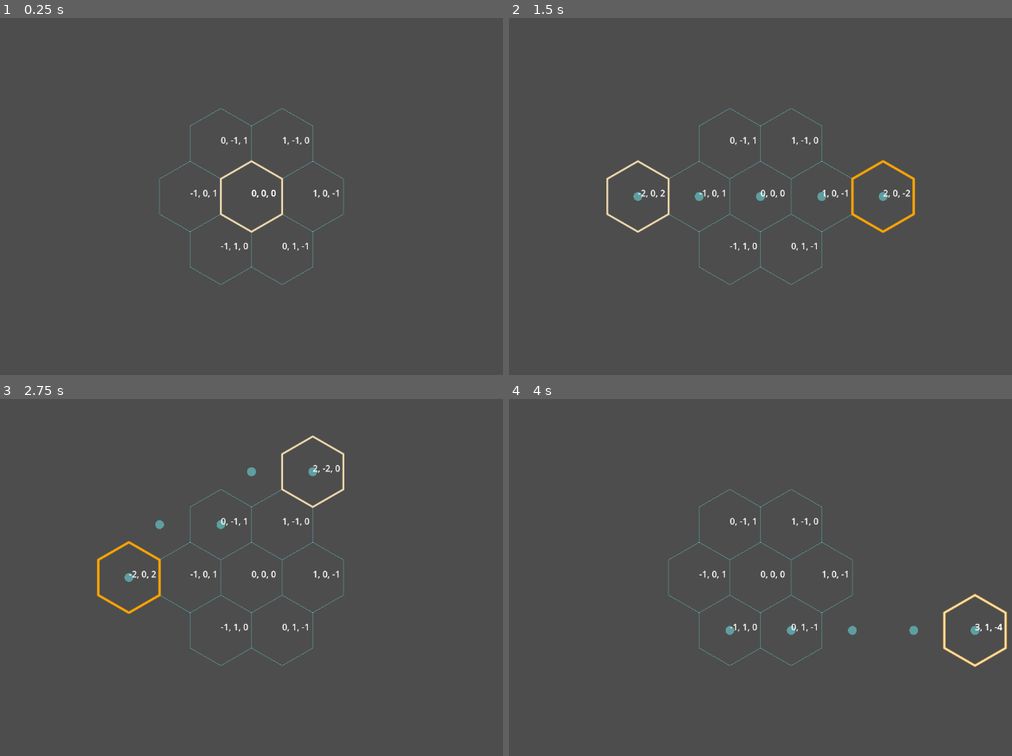
Above: before the commit, frames 1-4 (two rows, left to right).
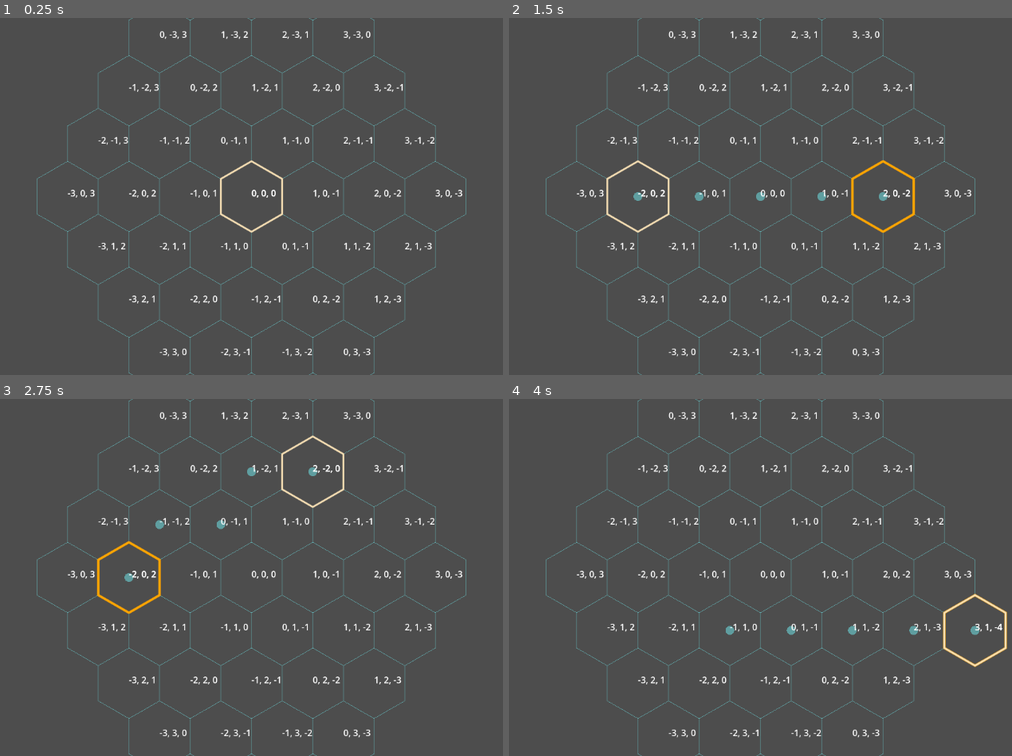
Above: after the commit, the same moments.

Repository: 1ort/hexgrid
Game: Godot game, scene res://demo.tscn
The game is run twice, just before and just after one commit, with the same random seed, the same clock (stepped at 60 frames per second) and the same inputs.
Inputs (mouse positions are in pixels of both pictures, inside the frame that each line leads up to):
- Up to frame 1 (0.25 s): no input
- Up to frame 2 (1.5 s): tap Enter (ui_accept) at 0.5, 0.77, 1.25 s; move the mouse to (901, 178) at 0.52 s; move the mouse to (634, 214) at 1.27 s
- Up to frame 3 (2.75 s): tap Enter (ui_accept) at 1.52, 2 s; move the mouse to (316, 498) at 2.02 s
- Up to frame 4 (4 s): tap Enter (ui_accept) at 2.75, 3.02, 3.5, 3.77 s; move the mouse to (730, 648) at 2.77 s; move the mouse to (951, 631) at 3.52 s

The runs differ from the first frame. In frame 1, 2.4% of the frame differs, in the area x 7-93%, y 0-100%; in frame 2, 2.2%; in frame 3, 2.2%; in frame 4, 2.4%.

Commit message:
HexRegion fix

Diff:
--- a/demo.gd
+++ b/demo.gd
@@ -10,6 +10,7 @@
 var default_font = ThemeDB.fallback_font
 var default_font_size = ThemeDB.fallback_font_size
 
+var hex_region = HexRegion.new_hexagon(3, Hex.new(0, 0, 0))
 
 func draw_closed_line(corners: Array[Vector2], color: Color, width: float = -1.0, antialiased: bool = false):
 	for i in len(corners) - 1:
@@ -29,11 +30,11 @@
 func _draw():
 	if self.path_line:
 		draw_path(self.path_line)
-	var center = Hex.new(0, 0, 0)
-	draw_hex(center, Color.CADET_BLUE)
-	for i in range(6):
-		var neighbor = center.get_neighbor(i)
-		draw_hex(neighbor, Color.CADET_BLUE)
+	#var center = Hex.new(0, 0, 0)
+	#draw_hex(center, Color.CADET_BLUE)
+	for hex in self.hex_region.get_hexes():
+		#var neighbor = center.get_neighbor(i)
+		draw_hex(hex, Color.CADET_BLUE)
 
 	if self.selected_hex != null:
 		draw_hex(selected_hex, Color.ORANGE, 3, true)
--- a/hex_region.gd
+++ b/hex_region.gd
@@ -1,2 +1,52 @@
 extends Object
 class_name HexRegion
+
+var _hexes: Dictionary
+
+#region set funcions
+func add(h: Hex):
+	self._hexes[h.as_vector3i()] = null
+
+func remove(h: Hex):
+	self._hexes.erase(h.as_vector3i())
+
+func has(h: Hex) -> bool:
+	return self._hexes.has(h.as_vector3i())
+#endregion
+
+func get_hexes() -> Array[Hex]:
+	var hexes: Array[Hex] = []
+	for hex_vec in self._hexes.keys():
+		hexes.append(Hex.from_vector3i(hex_vec))
+	return hexes
+
+
+static func new_parallelogram(mode: String, q0, q1, r0, r1, s0, s1) -> HexRegion:
+	if mode not in ['qr', 'qs', 'rs']:
+		push_error("mode value must be one of 'qr', 'qs', 'rs'")
+	var region = HexRegion.new()
+	if mode == 'qr':
+		for q in range(q0, q1+1):
+			for r in range(r0, r1+1):
+				region.add(Hex.new(q, r, -q-r))
+	elif mode == 'qs':
+		for q in range(q0, q1+1):
+			for s in range(s0, s1+1):
+				region.add(Hex.new(q, -q-s, s))
+	else:
+		for r in range(r0, r1+1):
+			for s in range(s0, s1+1):
+				region.add(Hex.new(-r-s, r, s))
+	return region
+
+static func new_hexagon(N: int, center: Hex = null) -> HexRegion:
+	if center == null:
+		center = Hex.new(0, 0, 0)
+
+	var region = HexRegion.new()
+	for q in range(-N, N+1):
+		var r1 = max(-N, -q - N)
+		var r2 = min(N, -q + N)
+		for r in range(r1, r2+1):
+				region.add(Hex.new(q+center.q, r+center.r, -q-r+center.s))
+	return region
